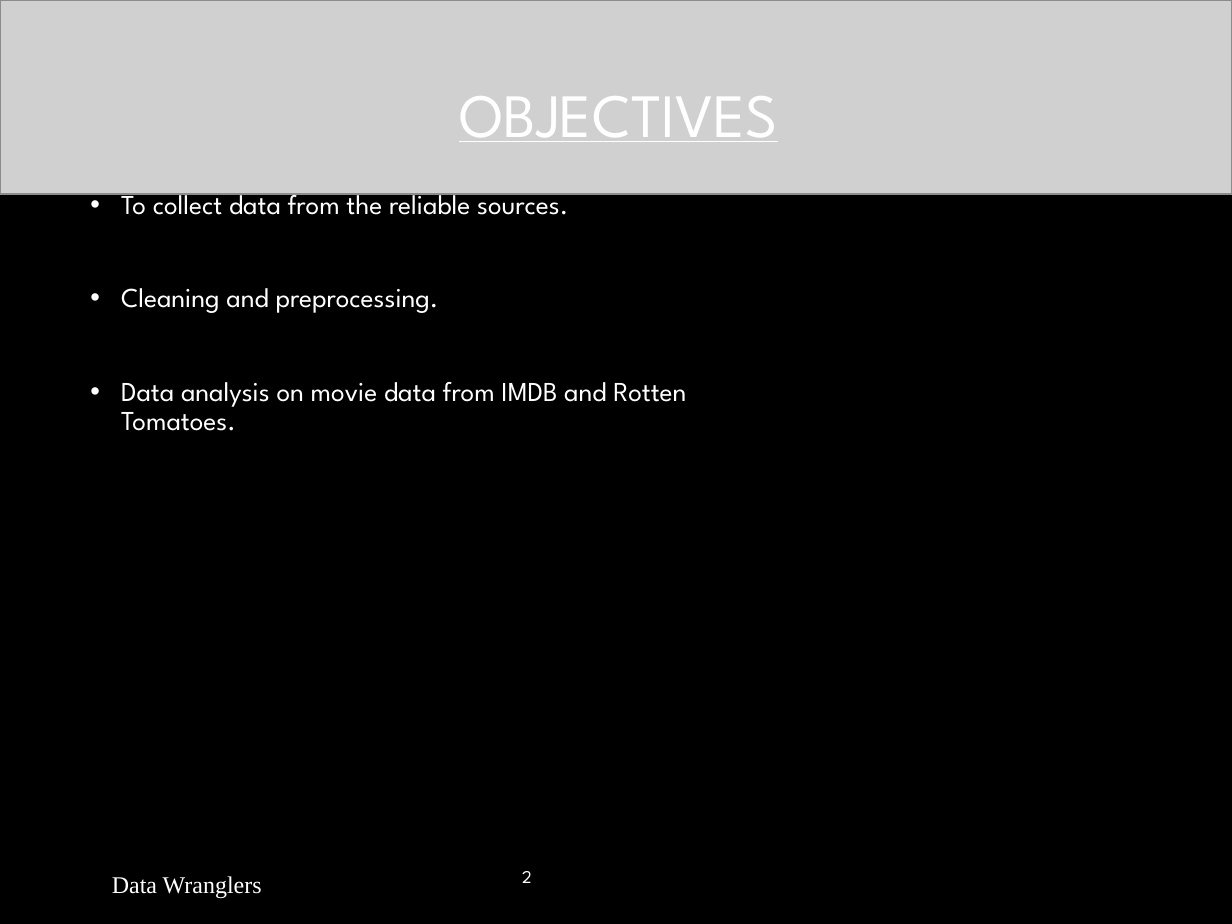
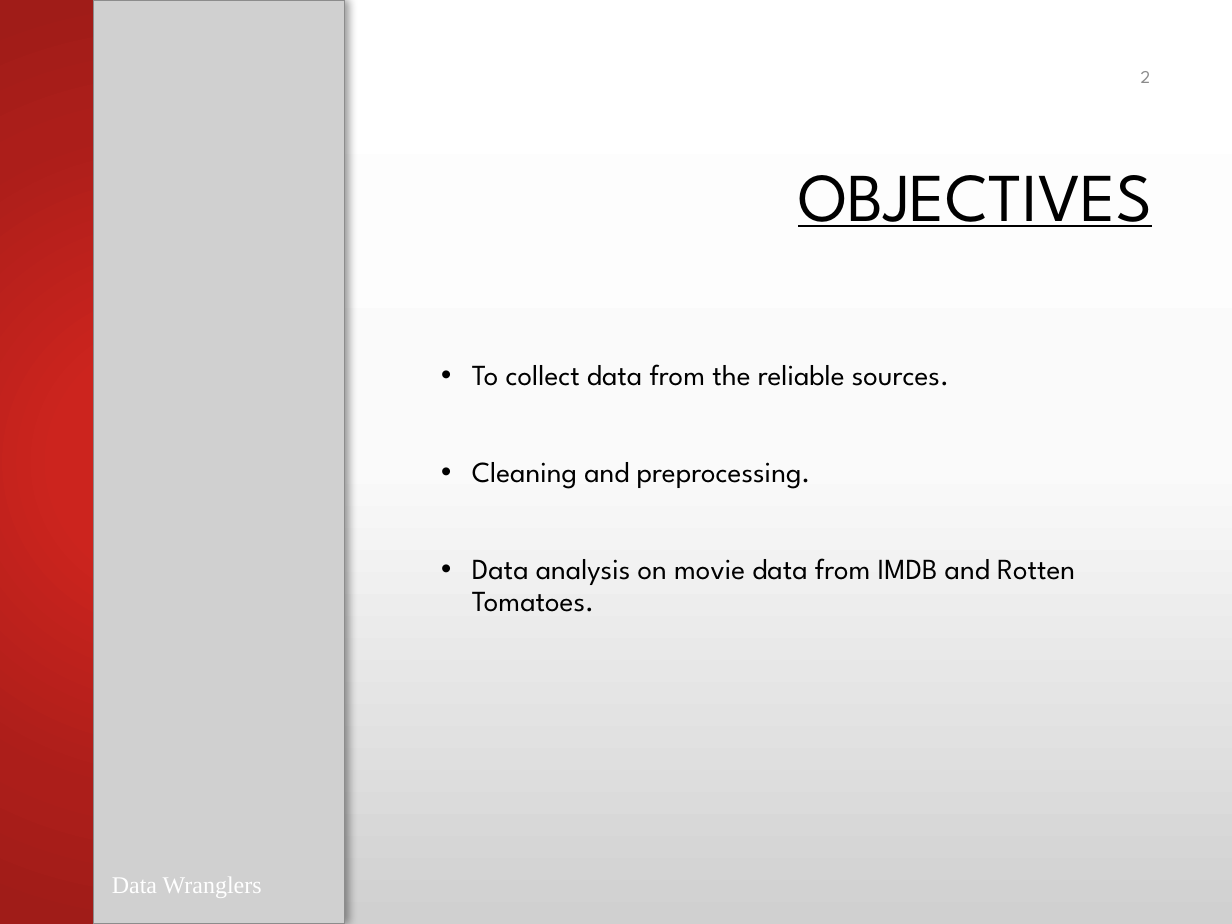
Before and after one commit to prasoons/ProjectDW, a slide deck: slide 2 of DATA-422-Data Wrangling Group Project.pptx. Drawn at 1232x924 pixels with LibreOffice and Linux fonts; fonts in the diff are those of the drawing; grey boxes stand for pictures; background and template pictures are left out. Boxes give left, top, right and bottom in pixels: in the first picture for what was removed or moved away, otherwise in the second. Text is boxed around its words. In the diff, an @@ line names an element or a change of style, - is before the commit and + after.

```diff
--- a/DATA-422-Data Wrangling Group Project.pptx
+++ b/DATA-422-Data Wrangling Group Project.pptx
@@ background #000000 to gradient #FFFFFF to #FBFBFB to #D1D1D1 @@
@@ rectangle added at <box>0,0,1232,924</box>, fill gradient #FFFFFF to #FBFBFB to #D1D1D1 @@
@@ rectangle added at <box>0,0,344,924</box>, fill gradient #CC241E to #AC1E1A to #A01C18 @@
@@ picture added at <box>94,0,345,924</box> @@
@@ text "2": place and size @@
-text "2" at <box>522,871,532,883</box>
+text "2" at <box>1141,71,1151,83</box>
@@ text "2" at <box>1141,71,1151,83</box>: text colour #FFFFFF to #8C8C8C @@
@@ title "OBJECTIVES": place and size @@
-title "OBJECTIVES" at <box>459,96,778,142</box>
+title "OBJECTIVES" at <box>798,175,1152,227</box>
@@ title "OBJECTIVES" at <box>798,175,1152,227</box>: size 36 to 40 pt, text colour #FFFFFF to #000000 @@
@@ subtitle "To collect data from the ...": place and size @@
-subtitle "To collect data from the ..." at <box>121,187,686,431</box>
+subtitle "To collect data from the ..." at <box>472,364,1075,612</box>
@@ subtitle "To collect data from the ..." at <box>472,364,1075,612</box>: size 16 to 17 pt, text colour #FFFFFF to #000000 @@
```
Also in this commit, not shown: 1 other slide changed.
